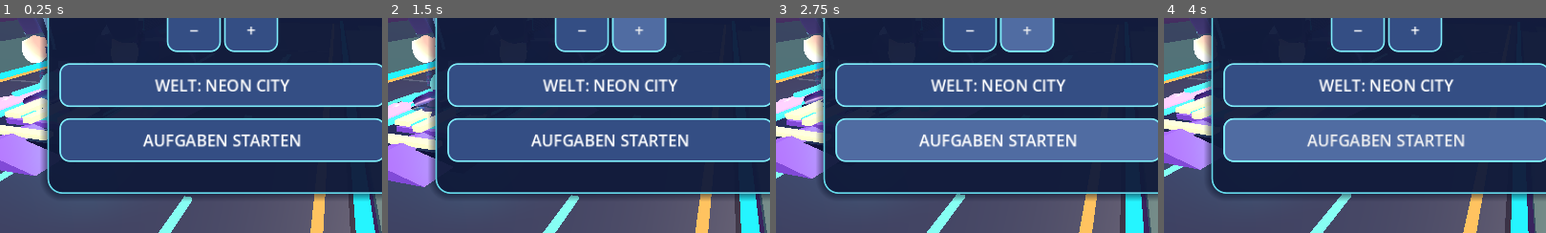
Above: before the commit, frames 1-4 (left to right).
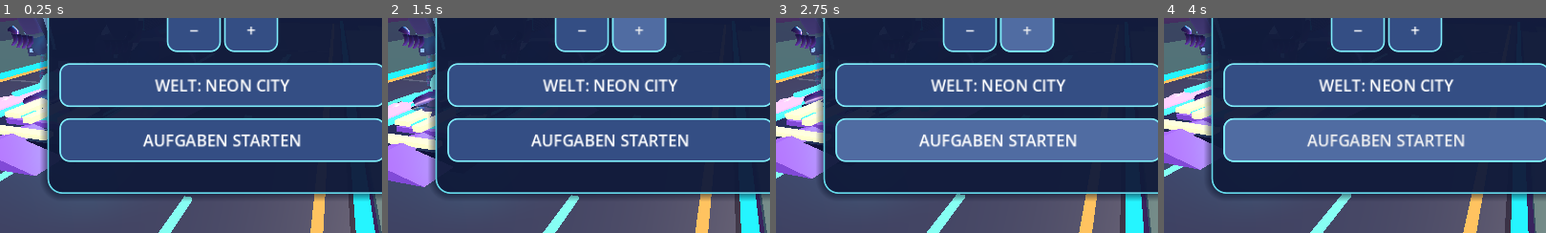
Above: after the commit, the same moments.

Repository: mtothek0703/learnquest-unity-web
Game: Godot game, scene res://main.tscn
Same seed, same stepped clock (60 frames per second), same inputs: the game is played once before the commit and once after it.
Inputs (mouse positions are % of the whole screen's width and height, from its top left):
- Up to frame 1 (0.25 s): no input
- Up to frame 2 (1.5 s): click "−" at 0.5 s; move the mouse to (72, 45) at 1.27 s; hold Right from 1.28 s (still down); hold Q from 1.28 s (still down); click (72, 45) at 1.42 s
- Up to frame 3 (2.75 s): tap Space at 1.52, 1.82 s; release Right at 2 s; release Q at 2 s; drag from (30, 55) to (45, 70) at 2.02 s
- Up to frame 4 (4 s): move the mouse to (60, 28) at 2.77 s; hold Right 2.78-3.5 s; hold R 2.78-3.5 s; drag from (45, 70) to (20, 35) at 3.52 s
The pictures show only the part of the screen within x 21-71%, y 45-95%; the shares and areas given below are measured in that part.

The runs differ from the first frame. In frame 1, 0.9% of the frame differs, in the area x 2-13%, y 3-21%; in frame 2, 0.9%; in frame 3, 0.8%; in frame 4, 0.7%.

Commit message:
DRAFT Sprint 1 V115: original-skeleton skinned gloves and preserved finger animation (#102)
* Sprint 1 V115: continuous skinned gloves and animated finger preservation tests

* test(v115): give knuckle stitching sufficient 3D mesh subdivisions

* fix(v115): retire only occluding imported glTF hand surfaces

* fix(v115): retire original hands after skinned replacement

* fix(v115): assert exact two-hand retirement

* fix(v115): document rendered occlusion bug and correction

* test(v115): account for intentionally replaced glTF hands while protecting original limb skinning

* fix(v115): make glove palms visible below sleeves and keep animated fingers in front

* test(v115): verify visible palm depth, sleeve join and articulated finger placement

* test(v115): sample the front glove surface for depth assertion

Diff:
--- a/godot/rider_character.gd
+++ b/godot/rider_character.gd
@@ -169,6 +169,11 @@
     var lower_body := preload("res://rider_skinned_lower_body.gd").new() as Node3D
     lower_body.name = "UnifiedSkinnedLowerBody"
     model.add_child(lower_body)
+    # V115: rounded GPU-skinned gloves bridge sleeve cuffs to existing
+    # animated fingers and replace only duplicated rigid gauntlet shells.
+    var gloves := preload("res://rider_skinned_gloves.gd").new() as Node3D
+    gloves.name = "UnifiedSkinnedGloves"
+    model.add_child(gloves)
     # V94: a real five-bone Skeleton3D moves shaded exosuit armor and
     # shoulder aero-blades, without skinning or replacing the imported hero.
     var exosuit := preload("res://rider_skeletal_exosuit.gd").new() as Node3D
--- a/godot/rider_original_body_skin.gd
+++ b/godot/rider_original_body_skin.gd
@@ -11,6 +11,7 @@
 var skeleton: Skeleton3D
 var skinned_meshes: Array[MeshInstance3D] = []
 var retired_head_surfaces: int = 0
+var retired_hand_surfaces: int = 0
 var clock: float = 0.0
 # V101: phase-aware body motion; visual-only, no gameplay state changes.
 var previous_height: float = 0.0
@@ -115,6 +116,55 @@
     # Navy crown (2.42–3.00), Cyan visor strip (2.24–2.66).
     # Torso, arms, pants and boots all end at y <= 2.17.
     return lowest > 1.85 and highest > 2.55
+
+# V115: two original pale hand surfaces occlude the newly GPU-skinned
+# gloves. The bundled glTF has a shared POSITION accessor; classify by
+# referenced triangle vertices, not by all accessor vertices. Preserve every
+# imported torso, arm, leg, boot and head surface and the existing skin.
+func retire_legacy_hand_surfaces() -> void:
+    if skeleton == null or skeleton.get_bone_count() != 13 or retired_hand_surfaces > 0:
+        return
+    for source in skinned_meshes:
+        var old := source.mesh as ArrayMesh
+        if old == null:
+            continue
+        var kept := ArrayMesh.new()
+        var removed := 0
+        for surface_index in range(old.get_surface_count()):
+            var arrays: Array = old.surface_get_arrays(surface_index)
+            if _is_original_hand_surface(arrays):
+                removed += 1
+                continue
+            kept.add_surface_from_arrays(old.surface_get_primitive_type(surface_index), arrays)
+            kept.surface_set_material(kept.get_surface_count() - 1,
+                old.surface_get_material(surface_index))
+        if removed > 0 and kept.get_surface_count() > 0:
+            source.mesh = kept
+            retired_hand_surfaces += removed
+
+func _is_original_hand_surface(arrays: Array) -> bool:
+    var points: PackedVector3Array = arrays[Mesh.ARRAY_VERTEX]
+    var indices: PackedInt32Array = arrays[Mesh.ARRAY_INDEX]
+    if points.is_empty():
+        return false
+    var minimum := Vector3(INF, INF, INF)
+    var maximum := Vector3(-INF, -INF, -INF)
+    if indices.is_empty():
+        for point in points:
+            minimum = minimum.min(point)
+            maximum = maximum.max(point)
+    else:
+        for index in indices:
+            if index < 0 or index >= points.size():
+                return false
+            minimum = minimum.min(points[index])
+            maximum = maximum.max(points[index])
+    # Only bundled original glTF skin hands: left/right x +/-0.52..0.86,
+    # y 0.91..1.37, z -0.32..0.04. Exclude jacket arms, pants and boots.
+    var on_side := (maximum.x < -0.49 and minimum.x > -0.95) or (
+        minimum.x > 0.49 and maximum.x < 0.95)
+    return on_side and minimum.y < 1.05 and maximum.y > 1.30 and (
+        maximum.y < 1.55 and minimum.z < -0.25 and maximum.z < 0.12)
 
 func _make_skeleton() -> void:
     skeleton = Skeleton3D.new()
--- a/godot/rider_original_body_skin_test.gd
+++ b/godot/rider_original_body_skin_test.gd
@@ -93,8 +93,12 @@
                     return
                 if nonzero >= 2:
                     multi_bone += 1
-    if vertex_count < 2000 or weighted_arms < 30 or weighted_legs < 30 or multi_bone < 100:
-        _fail("original torso, arms, legs and smooth multi-bone transitions must be truly skinned")
+    # V115 retires exactly two original glTF hand primitives only AFTER
+    # real skinned replacement gloves exist. Count the remaining torso,
+    # upper arms, legs and boots rather than requiring obsolete hand vertices.
+    if vertex_count < 1500 or weighted_arms < 30 or weighted_legs < 30 or multi_bone < 100:
+        _fail("original torso/arms/legs must remain skinned: vertices=%d arms=%d legs=%d multi=%d" % [
+            vertex_count, weighted_arms, weighted_legs, multi_bone])
         return
     # V108: the original glTF head was opaque and hid the newer skinned face.
     # The torso/limbs remain original; the 360-degree head is a real replacement
--- /dev/null
+++ b/godot/rider_skinned_gloves.gd
@@ -0,0 +1,157 @@
+extends Node3D
+## V115: shaded, rounded gloves that bridge the existing V111 sleeve cuffs
+## to animated fingers using the SAME original 13-bone GPU skin. Procedural,
+## visual-only; no touch, collider, third-party asset or gameplay changes.
+const ROWS := 22
+const SIDES := 24
+var skeleton: Skeleton3D
+var palms: Array[MeshInstance3D] = []
+var knuckle_seams: Array[MeshInstance3D] = []
+
+func _ready() -> void:
+    var model := get_parent() as Node3D
+    var rig := model.get_node_or_null("OriginalBodySkinRig") as Node3D
+    var sleeves := model.get_node_or_null("OrganicSkinnedArmwear") as Node3D
+    if rig == null or sleeves == null:
+        return
+    skeleton = rig.get_node_or_null("OriginalBodySkeleton13") as Skeleton3D
+    if skeleton == null or skeleton.get_bone_count() != 13:
+        return
+    var skin := skeleton.create_skin_from_rest_transforms()
+    var fabric := StandardMaterial3D.new()
+    fabric.albedo_color = Color.WHITE
+    fabric.vertex_color_use_as_albedo = true
+    fabric.metallic = 0.23
+    fabric.roughness = 0.48
+    fabric.cull_mode = BaseMaterial3D.CULL_DISABLED
+    var light := StandardMaterial3D.new()
+    light.albedo_color = Color.WHITE
+    light.vertex_color_use_as_albedo = true
+    light.shading_mode = BaseMaterial3D.SHADING_MODE_UNSHADED
+    light.emission_enabled = true
+    light.emission = Color("#5ce5ff")
+    light.emission_energy_multiplier = 1.10
+    light.cull_mode = BaseMaterial3D.CULL_DISABLED
+    for side in [-1.0, 1.0]:
+        var prefix := "Left" if side < 0.0 else "Right"
+        palms.append(_attach(prefix + "SkinnedGlovePalm", _build(side, false), fabric, skin))
+        knuckle_seams.append(_attach(prefix + "GloveKnuckleStitch", _build(side, true), light, skin))
+    if palms.size() != 2 or knuckle_seams.size() != 2:
+        return
+    for part in palms + knuckle_seams:
+        if part == null or part.skin == null or part.get_node_or_null(part.skeleton) != skeleton:
+            return
+    # Only remove overlapping rigid visual shells once BOTH gloves are skinned.
+    # Retain articulated fingers, thumbs, holographic displays and arm pivots.
+    for index in range(2):
+        var arm := model.get_node_or_null("BalanceArm%d" % index) as Node3D
+        if arm == null:
+            continue
+        for child in arm.get_children():
+            if child is MeshInstance3D and child.mesh is SphereMesh:
+                (child as MeshInstance3D).visible = false
+        var gauntlet := arm.get_node_or_null("SculptedRiderGauntlet") as Node3D
+        if gauntlet != null:
+            for name in ["SculptedForearmShell", "LuminousGauntletSeams", "LayeredKnuckleGuard"]:
+                var old := gauntlet.get_node_or_null(name) as MeshInstance3D
+                if old != null:
+                    old.visible = false
+    # Retire the TWO imported pale glTF hands only after both replacement
+    # palms are successfully skinned. Otherwise they occlude the new gloves.
+    rig.call("retire_legacy_hand_surfaces")
+    # The original articulated fingers were behind the old pale glTF hands.
+    # Bring their existing pivots to the visible front of the new glove
+    # without replacing their animations or the holographic wrist display.
+    for index in range(2):
+        var arm := model.get_node_or_null("BalanceArm%d" % index) as Node3D
+        if arm == null:
+            continue
+        var gauntlet := arm.get_node_or_null("SculptedRiderGauntlet") as Node3D
+        if gauntlet == null:
+            continue
+        for finger_index in range(4):
+            var finger := gauntlet.get_node_or_null("ArticulatedFinger%d" % finger_index) as Node3D
+            if finger != null:
+                finger.position.z = -0.31
+        var thumb := gauntlet.get_node_or_null("SculptedThumb") as MeshInstance3D
+        if thumb != null:
+            thumb.position.z = -0.29
+
+func _attach(part_name: String, mesh: ArrayMesh, material: Material, skin: Skin) -> MeshInstance3D:
+    if mesh == null or mesh.get_surface_count() != 1:
+        return null
+    var part := MeshInstance3D.new()
+    part.name = part_name
+    part.mesh = mesh
+    part.material_override = material
+    part.skin = skin
+    add_child(part)
+    part.skeleton = part.get_path_to(skeleton)
+    return part
+
+func _point(side: float, t: float, u: float, stitch: bool = false) -> Vector3:
+    var angle := TAU * u
+    var cuff := 1.0 - smoothstep(0.02, 0.25, t)
+    var knuckles := exp(-pow((t - 0.79) / 0.15, 2.0))
+    var radius := lerpf(0.161, 0.119, t) + 0.010 * cuff
+    radius += 0.011 * knuckles * cos(4.0 * angle + 0.3)
+    radius += 0.008 if stitch else 0.0
+    var center := Vector3(side * (0.71 + 0.010 * t),
+        lerpf(1.46, 1.08, t), -0.060 - 0.14 * smoothstep(0.10, 0.88, t))
+    return center + Vector3(radius * cos(angle),
+        0.006 * sin(PI * t) * cos(2.0 * angle),
+        radius * sin(angle) * 0.91)
+
+func _influences(side: float, t: float) -> Dictionary:
+    var arm := 5 if side < 0.0 else 7
+    var forearm := arm + 1
+    var weights := PackedFloat32Array([
+        0.81 + 0.14 * t,
+        0.17 * (1.0 - t),
+        0.015 * (1.0 - t),
+        0.005 * (1.0 - t)
+    ])
+    var total := 0.0
+    for weight in weights:
+        total += weight
+    for i in range(4):
+        weights[i] /= maxf(total, 0.00001)
+    return {"bones": PackedInt32Array([forearm, arm, 2, 1]), "weights": weights}
+
+func _emit(tool: SurfaceTool, side: float, t: float, u: float, stitch: bool) -> void:
+    var influence := _influences(side, t)
+    tool.set_bones(influence["bones"])
+    tool.set_weights(influence["weights"])
+    var shade := Color("#1b2748").lerp(Color("#4c5187"), 0.22 + 0.34 * t)
+    shade = shade.lerp(Color("#3c8ca4"), 0.17 * maxf(0.0, -sin(TAU * u)))
+    shade = shade.lightened(0.08 * pow(maxf(0.0, cos(TAU * u - 0.3)), 4.0))
+    if stitch:
+        shade = Color("#66e5fa").lerp(Color("#b2a1f5"), 0.22 + 0.40 * t)
+    tool.set_color(shade)
+    tool.add_vertex(_point(side, t, u, stitch))
+
+func _build(side: float, stitch: bool) -> ArrayMesh:
+    var tool := SurfaceTool.new()
+    tool.begin(Mesh.PRIMITIVE_TRIANGLES)
+    var rows := 12 if stitch else ROWS
+    var columns := 2 if stitch else SIDES
+    for row in range(rows):
+        var t0 := float(row) / float(rows)
+        var t1 := float(row + 1) / float(rows)
+        if stitch:
+            t0 = 0.72 + 0.14 * t0
+            t1 = 0.72 + 0.14 * t1
+        for col in range(columns):
+            var u0 := float(col) / float(columns)
+            var u1 := float(col + 1) / float(columns)
+            if stitch:
+                u0 = 0.73 + (u0 - 0.5) * 0.055
+                u1 = 0.73 + (u1 - 0.5) * 0.055
+            _emit(tool, side, t0, u0, stitch)
+            _emit(tool, side, t1, u0, stitch)
+            _emit(tool, side, t1, u1, stitch)
+            _emit(tool, side, t0, u0, stitch)
+            _emit(tool, side, t1, u1, stitch)
+            _emit(tool, side, t0, u1, stitch)
+    tool.generate_normals()
+    return tool.commit()
--- /dev/null
+++ b/godot/rider_skinned_gloves_test.gd
@@ -0,0 +1,136 @@
+extends SceneTree
+## V115: skinned gloves must meet the sleeves and preserve articulated fingers.
+func _initialize() -> void:
+    call_deferred("_check")
+
+func _fail(message: String) -> void:
+    push_error("SKINNED GLOVE TEST FAILED: " + message)
+    quit(1)
+
+func _deformed(mesh: MeshInstance3D, vertex: int, skeleton: Skeleton3D) -> Vector3:
+    var arrays: Array = mesh.mesh.surface_get_arrays(0)
+    var points: PackedVector3Array = arrays[Mesh.ARRAY_VERTEX]
+    var bones: PackedInt32Array = arrays[Mesh.ARRAY_BONES]
+    var weights: PackedFloat32Array = arrays[Mesh.ARRAY_WEIGHTS]
+    var result := Vector3.ZERO
+    for slot in range(4):
+        var idx := vertex * 4 + slot
+        result += (skeleton.get_bone_global_pose(bones[idx]) *
+            mesh.skin.get_bind_pose(bones[idx]) * points[vertex]) * weights[idx]
+    return result
+
+func _check() -> void:
+    var rider := preload("res://rider_character.tscn").instantiate() as Node3D
+    root.add_child(rider)
+    await process_frame
+    var model := rider.get_node_or_null("ImportedRider") as Node3D
+    if model == null:
+        _fail("original imported rider missing")
+        return
+    var rig := model.get_node_or_null("OriginalBodySkinRig") as Node3D
+    var gloves := model.get_node_or_null("UnifiedSkinnedGloves") as Node3D
+    var sleeves := model.get_node_or_null("OrganicSkinnedArmwear") as Node3D
+    if rig == null or gloves == null or sleeves == null:
+        _fail("shared skeleton, sleeves and gloves missing")
+        return
+    var skeleton := rig.get_node_or_null("OriginalBodySkeleton13") as Skeleton3D
+    if skeleton == null or skeleton.get_bone_count() != 13:
+        _fail("gloves must share original 13 bones")
+        return
+    var palms: Array = gloves.get("palms")
+    var stitches: Array = gloves.get("knuckle_seams")
+    if palms.size() != 2 or stitches.size() != 2:
+        _fail("both palms and knuckle stitching required")
+        return
+    for part in palms + stitches:
+        var mesh := part as MeshInstance3D
+        if mesh == null or mesh.mesh == null or mesh.skin == null or mesh.skin.get_bind_count() != 13:
+            _fail("missing skinned glove geometry")
+            return
+        if mesh.get_node_or_null(mesh.skeleton) != skeleton:
+            _fail("gloves detached from original skeleton")
+            return
+        var arrays: Array = mesh.mesh.surface_get_arrays(0)
+        var points: PackedVector3Array = arrays[Mesh.ARRAY_VERTEX]
+        var bones: PackedInt32Array = arrays[Mesh.ARRAY_BONES]
+        var weights: PackedFloat32Array = arrays[Mesh.ARRAY_WEIGHTS]
+        var normals: PackedVector3Array = arrays[Mesh.ARRAY_NORMAL]
+        var colors: PackedColorArray = arrays[Mesh.ARRAY_COLOR]
+        if points.size() < 100 or bones.size() != points.size() * 4 or weights.size() != bones.size() or normals.size() != points.size() or colors.size() != points.size():
+            _fail("gloves need real shaded 3D surfaces and four skin weights")
+            return
+        var forearm_count := 0
+        for i in range(points.size()):
+            var total := 0.0
+            for slot in range(4):
+                var idx := i * 4 + slot
+                if bones[idx] < 0 or bones[idx] >= 13 or weights[idx] < 0.0:
+                    _fail("invalid glove skin weight")
+                    return
+                if (bones[idx] == 6 or bones[idx] == 8) and weights[idx] > 0.70:
+                    forearm_count += 1
+                total += weights[idx]
+            if absf(total - 1.0) > 0.002:
+                _fail("unnormalized glove GPU weights")
+                return
+        if forearm_count < 100:
+            _fail("gloves must actually follow forearm bones")
+            return
+    for index in range(2):
+        var side := -1.0 if index == 0 else 1.0
+        var a: Vector3 = gloves.call("_point", side, 0.35, 0.0)
+        var b: Vector3 = gloves.call("_point", side, 0.35, 0.5)
+        if a.distance_to(b) < 0.28:
+            _fail("glove palm cross-section is not rounded 3D geometry")
+            return
+        var sleeve_center := Vector3(side * 0.73, 1.33, -0.06)
+        var glove_a: Vector3 = gloves.call("_point", side, 0.34, 0.0)
+        var glove_b: Vector3 = gloves.call("_point", side, 0.34, 0.5)
+        var glove_center := (glove_a + glove_b) * 0.5
+        if sleeve_center.distance_to(glove_center) > 0.12:
+            _fail("skinned palm does not bridge the cuff")
+            return
+        var arm := model.get_node_or_null("BalanceArm%d" % index) as Node3D
+        var gauntlet := arm.get_node_or_null("SculptedRiderGauntlet") as Node3D
+        if gauntlet == null or gauntlet.get_node_or_null("AnimatedWristDisplay") == null:
+            _fail("existing animated wrist display missing")
+            return
+        for finger in range(4):
+            var finger_pivot := gauntlet.get_node_or_null("ArticulatedFinger%d" % finger) as Node3D
+            if finger_pivot == null or finger_pivot.position.z > -0.20:
+                _fail("animated fingers must remain and project in front of the glove")
+                return
+        var thumb := gauntlet.get_node_or_null("SculptedThumb") as MeshInstance3D
+        if thumb == null or thumb.position.z > -0.20:
+            _fail("original thumb must remain in front of the glove")
+            return
+        var fingertip: Vector3 = gloves.call("_point", side, 1.0, 0.75)
+        if fingertip.y > 1.12 or fingertip.z > -0.15:
+            _fail("glove ends above the fingers or hides behind the original hand")
+            return
+        for name in ["SculptedForearmShell", "LuminousGauntletSeams", "LayeredKnuckleGuard"]:
+            var old := gauntlet.get_node_or_null(name) as MeshInstance3D
+            if old == null or old.visible:
+                _fail("duplicate rigid gauntlet shell still visible: " + name)
+                return
+        for child in arm.get_children():
+            if child is MeshInstance3D and child.mesh is SphereMesh and child.visible:
+                _fail("old spherical glove still visible")
+                return
+    if int(rig.get("retired_hand_surfaces")) != 2:
+        _fail("two original pale glTF hands must be retired after successful glove skin")
+        return
+    if gloves.find_children("*", "CollisionObject3D", true, false).size() > 0:
+        _fail("gloves must not change touch or physics")
+        return
+    var before := _deformed(palms[0] as MeshInstance3D, 650, skeleton)
+    rider.set("lean", 0.95)
+    rider.set("boosting", true)
+    rider.position.y = 0.9
+    rig.call("_process", 0.35)
+    var after := _deformed(palms[0] as MeshInstance3D, 650, skeleton)
+    if before.distance_to(after) < 0.025:
+        _fail("glove palm must deform with original forearm during jump")
+        return
+    print("SKINNED GLOVE TEST PASSED: 360-degree palm volume, cuff continuity, original 13-bone weights, retained animated fingers and collision safety")
+    quit(0)
Not shown, changed: .github/workflows/godot-pr-check.yml
Not shown, changed: .github/workflows/publish-unity-webgl.yml
Not shown, changed: LEARNQUEST_SPRINTS.md
Not shown, changed: godot/CHARACTER_VISUAL_QA.md
